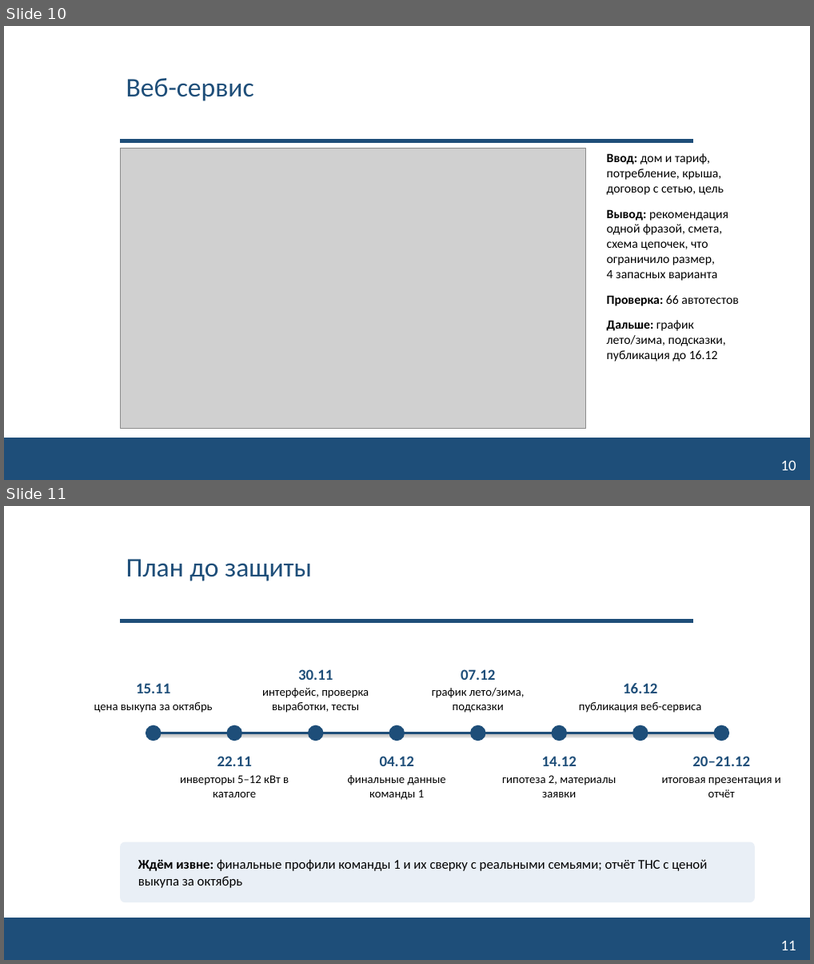
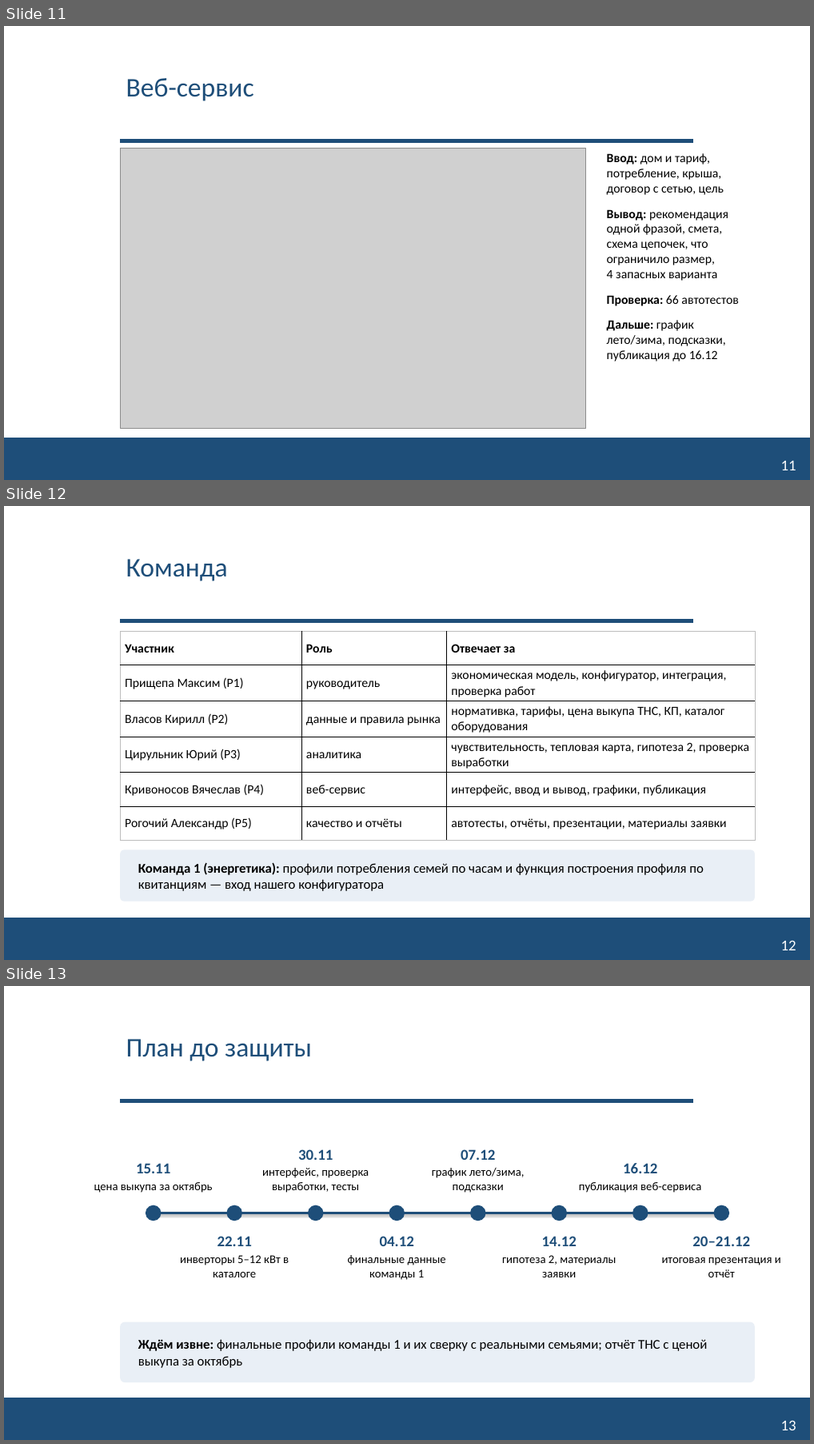
Before and after one commit to NeK0ban/SunCount, a slide deck: reports/SunCount_interim_talk.pptx. Shown one above the other, each under a label of ours: slides 10 and 11 before the commit, slides 11, 12 and 13 after it. The pictures are 814x964 and 814x1444 pixels, drawn with LibreOffice and Linux fonts; fonts in the diff are those of the drawing; grey boxes stand for pictures; background and template pictures are left out. Boxes give left, top, right and bottom in pixels: in the first picture for what was removed or moved away, otherwise in the second. Text is boxed around its words. In the diff, an @@ line names an element or a change of style, - is before the commit and + after.

```diff
--- a/reports/SunCount_interim_talk.pptx
+++ b/reports/SunCount_interim_talk.pptx
@@ slide 12 added at box(4, 506, 810, 960), background #FFFFFF; not listed: 2 template elements that a slide beside it also shows @@
@@ title added at box(126, 559, 228, 581), 32 pt, text #1E4E79 @@
+Команда
@@ table added at box(120, 632, 755, 835), 6 rows, 3 columns @@
+Участник | Роль | Отвечает за
+Прищепа Максим (Р1) | руководитель | экономическая модель, конфигуратор, интеграция, проверка работ
+Власов Кирилл (Р2) | данные и правила рынка | нормативка, тарифы, цена выкупа ТНС, КП, каталог оборудования
+Цирульник Юрий (Р3) | аналитика | чувствительность, тепловая карта, гипотеза 2, проверка выработки
+Кривоносов Вячеслав (Р4) | веб-сервис | интерфейс, ввод и вывод, графики, публикация
+Рогочий Александр (Р5) | качество и отчёты | автотесты, отчёты, презентации, материалы заявки
@@ rounded rectangle added at box(120, 850, 755, 901), fill #E9EFF6 @@
@@ text added at box(138, 862, 704, 891), 16 pt, text #000000 @@
+Команда 1 (энергетика): профили потребления семей по часам и функция построения профиля по квитанциям — вход нашего конфигуратора
@@ page number added at box(782, 940, 797, 950), 18 pt, text #FFFFFF @@
+12
@@ what was slide 10 is now slide 11 @@
@@ page number at box(782, 460, 797, 470): text changed @@
-10
+11
@@ what was slide 11 is now slide 13 @@
@@ page number at box(782, 1420, 797, 1430): text changed @@
-11
+13
```
Also in this commit, not shown: 1 slide changed, 1 other slide added, 7 other files.
